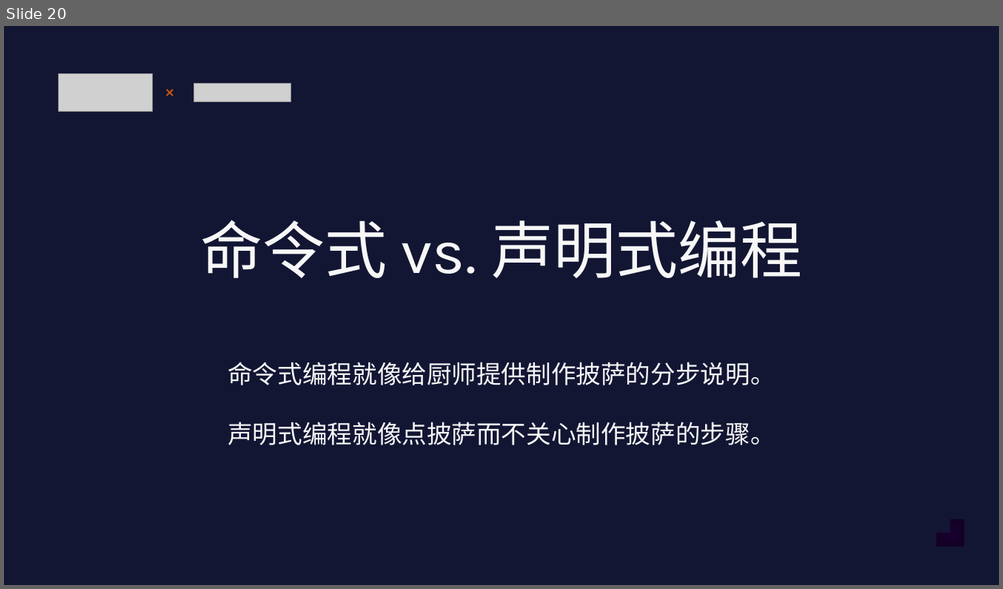
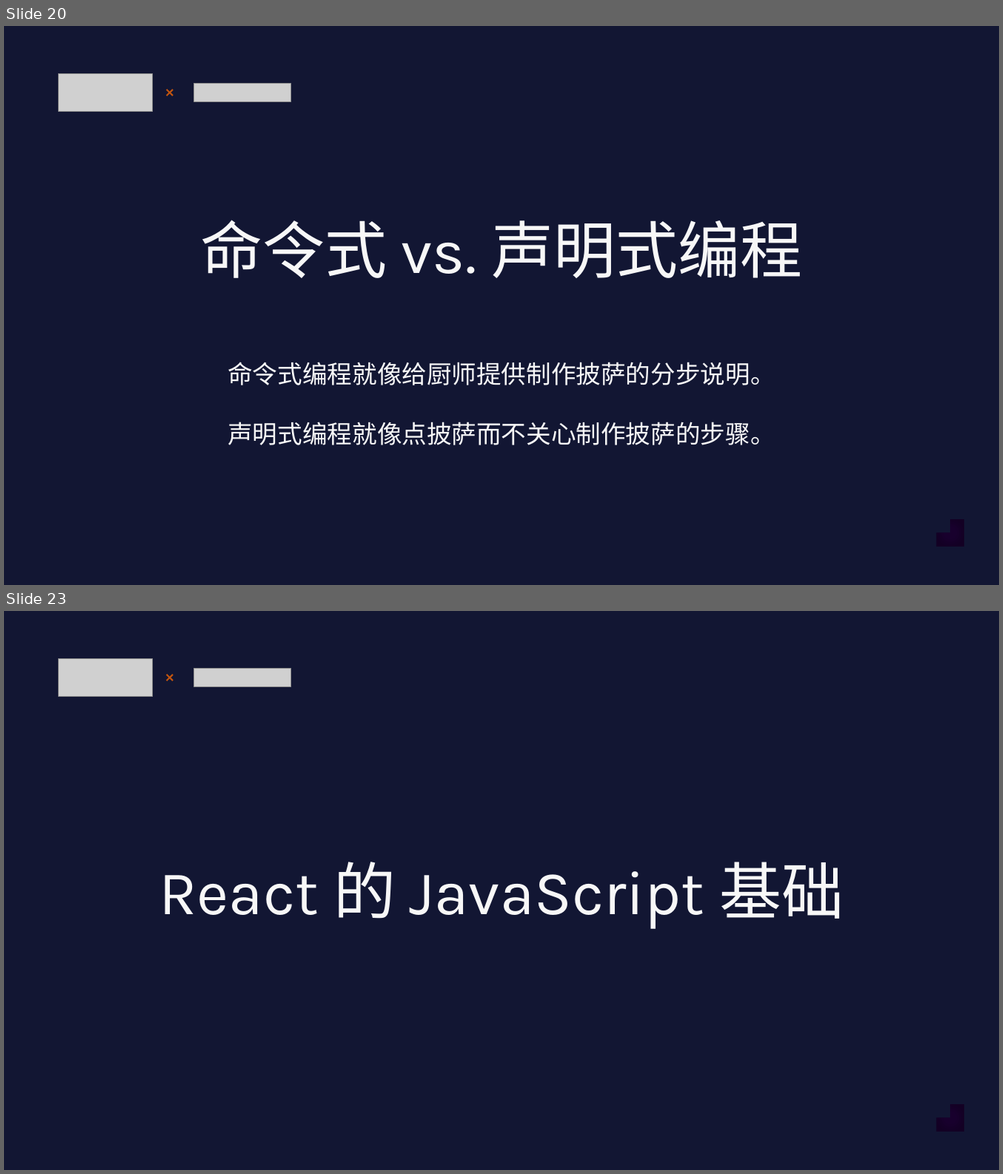
Before and after one commit to zzzhizhia/nextjs-learn-chinese, a slide deck: 01 DOM & UI/01 DOM & UI.pptx. Shown one above the other, each under a label of ours: slide 20 before the commit, slides 20 and 23 after it; the slides between them are not shown. The pictures are 1003x589 and 1003x1174 pixels, drawn with LibreOffice and Linux fonts; fonts in the diff are those of the drawing; grey boxes stand for pictures. Boxes give left, top, right and bottom in pixels: in the first picture for what was removed or moved away, otherwise in the second. Text is boxed around its words. In the diff, an @@ line names an element or a change of style, - is before the commit and + after.

```diff
--- a/01 DOM & UI/01 DOM & UI.pptx
+++ b/01 DOM & UI/01 DOM & UI.pptx
@@ slide 23 added at (4,611,999,1170), background #121633 @@
@@ picture added at (59,659,153,697) @@
@@ line added from (167, 675) to (173, 681), #C1540F 1.5 pt @@
@@ line added from (173, 675) to (167, 681), #C1540F 1.5 pt @@
@@ picture added at (193,669,291,686) @@
@@ text added at (159,862,844,929), 60 pt, text #F7F7F7 @@
+React 的 JavaScript 基础
@@ corner added at (936,1104,964,1132), fill gradient #18002D to #140026 to #130024 @@
```
Also in this commit, not shown: 3 other slides added.
